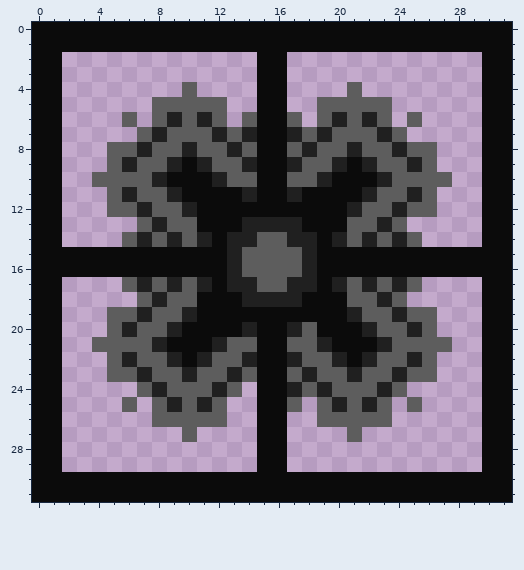
One commit to this pixel-art sprite: src/construct/miner.png. That is the earlier state.
The file is 32x32 pixels.
New version:
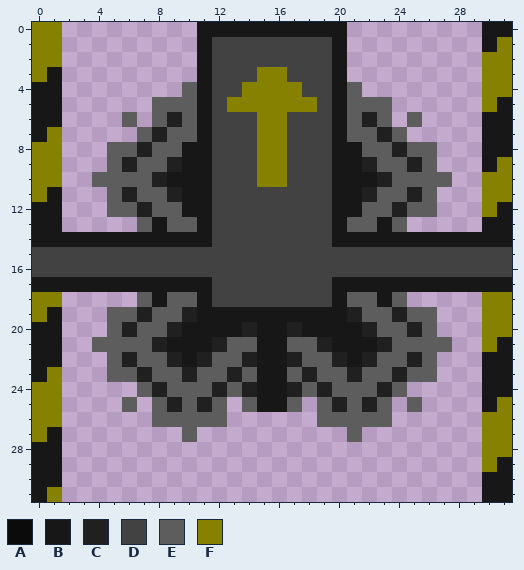
Palette (. is transparent): A #0b0b0b  B #171717  C #202020  D #424242  E #5d5d5d  F #868200
Change:
@@ x 0..31 @@
- 0 AAAAAAAAAAAAAAAAAAAAAAAAAAAAAAAA
- 1 AAAAAAAAAAAAAAAAAAAAAAAAAAAAAAAA
- 2 AA.............AA.............AA
- 3 AA.............AA.............AA
- 4 AA........E....AA....E........AA
- 5 AA......EEEEE..AA..EEEEE......AA
- 6 AA....E.ECECE.EAAE.ECECE.E....AA
- 7 AA.....ECEEECECAACECEEECE.....AA
- 8 AA...EECEECEECEAAECEECEECEE...AA
- 9 AA...ECEECACEECAACEECACEECE...AA
-10 AA..EEEECAAACEEAAEECAAACEEEE..AA
-11 AA...ECEECAAAACAACAAAACEECE...AA
-12 AA...EECEECAAAAAAAAAACEECEE...AA
-13 AA.....ECEEAAACCCCAAAEECE.....AA
-14 AA....ECECECACCEECCACECECE....AA
-15 AAAAAAAAAAAAACEEEECAAAAAAAAAAAAA
-16 AAAAAAAAAAAAACEEEECAAAAAAAAAAAAA
-17 AA....ECECECACCEECCACECECE....AA
-18 AA.....ECEEAAACCCCAAAEECE.....AA
-19 AA...EECEECAAAAAAAAAACEECEE...AA
-20 AA...ECEECAAAACAACEAAACEECE...AA
-21 AA..EEEECAAACEEAAEECAAACEEEE..AA
-22 AA...ECEECACEECAACEECACEECE...AA
-23 AA...EECEECEECEAAECEECEECEE...AA
-24 AA.....ECEEECE.AACECEEECE.....AA
-25 AA....E.ECECE..AAE.ECECE.E....AA
-26 AA......EEEEE..AA..EEEEE......AA
-27 AA........E....AA....E........AA
-28 AA.............AA.............AA
-29 AA.............AA.............AA
-30 AAAAAAAAAAAAAAAAAAAAAAAAAAAAAAAA
-31 AAAAAAAAAAAAAAAAAAAAAAAAAAAAAAAA
+ 0 FF.........BBBBBBBBBB.........BB
+ 1 FF.........BDDDDDDDDB.........BF
+ 2 FF.........BDDDDDDDDB.........FF
+ 3 FB.........BDDDFFDDDB.........FF
+ 4 BB........EBDDFFFFDDBE........FF
+ 5 BB......EEEBDFFFFFFDBEEE......FB
+ 6 BB....E.ECEBDDDFFDDDBECE.E....BB
+ 7 BF.....ECEEBDDDFFDDDBEECE.....BB
+ 8 FF...EECEEBBDDDFFDDDBBEECEE...BB
+ 9 FF...ECEECBBDDDFFDDDBBCEECE...BF
+10 FF..EEEECBBBDDDFFDDDBBBCEEEE..FF
+11 FB...ECEECBBDDDDDDDDBBCEECE...FF
+12 BB...EECEEBBDDDDDDDDBBEECEE...FB
+13 BB.....EBEEBDDDDDDDDBEEBE.....BB
+14 BBBBBBBBBBBBDDDDDDDDBBBBBBBBBBBB
+15 DDDDDDDDDDDDDDDDDDDDDDDDDDDDDDDD
+16 DDDDDDDDDDDDDDDDDDDDDDDDDDDDDDDD
+17 BBBBBBBBBBBBDDDDDDDDBBBBBBBBBBBB
+18 FF.....EBEEBDDDDDDDDBEEBE.....FF
+19 FB...EECEECBBBBBBBBBBCEECEE...FF
+20 BB...ECEECBBBBCBBCBBBBCEECE...FF
+21 BB..EEEECBBBCEEBBEECBBBCEEEE..FB
+22 BB...ECEECBCEECBBCEECBCEECE...BB
+23 BF...EECEECEECEBBECEECEECEE...BB
+24 FF.....ECEEECECBBCECEEECE.....BB
+25 FF....E.ECECE.EBBE.ECECE.E....BF
+26 FF......EEEEE......EEEEE......FF
+27 FB........E..........E........FF
+28 BB............................FF
+29 BB............................FB
+30 BB............................BB
+31 BF............................BB
Changed places in both pictures, as pixel boxes (x1, y1, x2, y2):
changed: (32, 22, 512, 502)
